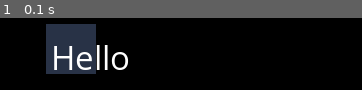
Above: before the commit, frame 1.
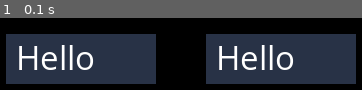
Above: after the commit, the same moment.

Repository: mattsavin/pygameLogin
Game: pygame game, started from main.py
The game is run twice, just before and just after one commit, with the same random seed, the same clock (stepped at 60 frames per second) and the same inputs.
Inputs:
- Up to frame 1 (0.1 s): no input

The runs differ from the first frame. In frame 1, 53% of the frame differs, in the area x 1-99%, y 8-92%.

Commit message:
create a second button (they both do nothing)

Diff:
--- a/button.py
+++ b/button.py
@@ -9,4 +9,4 @@
         pygame.draw.rect(self.screen, [40, 50, 70], [pos_x, pos_y, width, height])
         pygame_font = pygame.font.SysFont(font, 35)
         pygame_text = pygame_font.render(text, True, (255, 255, 255))
-        self.screen.blit(pygame_text, (pos_x + 5, pos_y + 10))
+        self.screen.blit(pygame_text, (pos_x + 10, pos_y))
--- a/main.py
+++ b/main.py
@@ -2,7 +2,7 @@
 from button import *
 
 
-def update():
+def update(dt):
     for event in pygame.event.get():
         if event.type == pygame.QUIT:
             pygame.quit()
@@ -17,7 +17,8 @@
     screen.fill((0, 0, 0))
 
     button = Button(screen)
-    button.draw_button(50, 50, 140, 40, "Hello", "Comic Sans MS")
+    button.draw_button(150, 50, 100, 50, "Hello", "Comic Sans MS")
+    button.draw_button(150, 50, 300, 50, "Hello", "Comic Sans MS")
 
     pygame.display.flip()
 
@@ -28,14 +29,15 @@
     fps = 60
     dt = 1 / fps
     fps_clock = pygame.time.Clock()
-    dt = fps_clock.tick()
 
     res = (640, 480)
     screen = pygame.display.set_mode(res)
 
     while True:
-        update()
+        update(dt)
         draw(screen)
+
+        dt = fps_clock.tick()
 
 
 if __name__ == "__main__":
